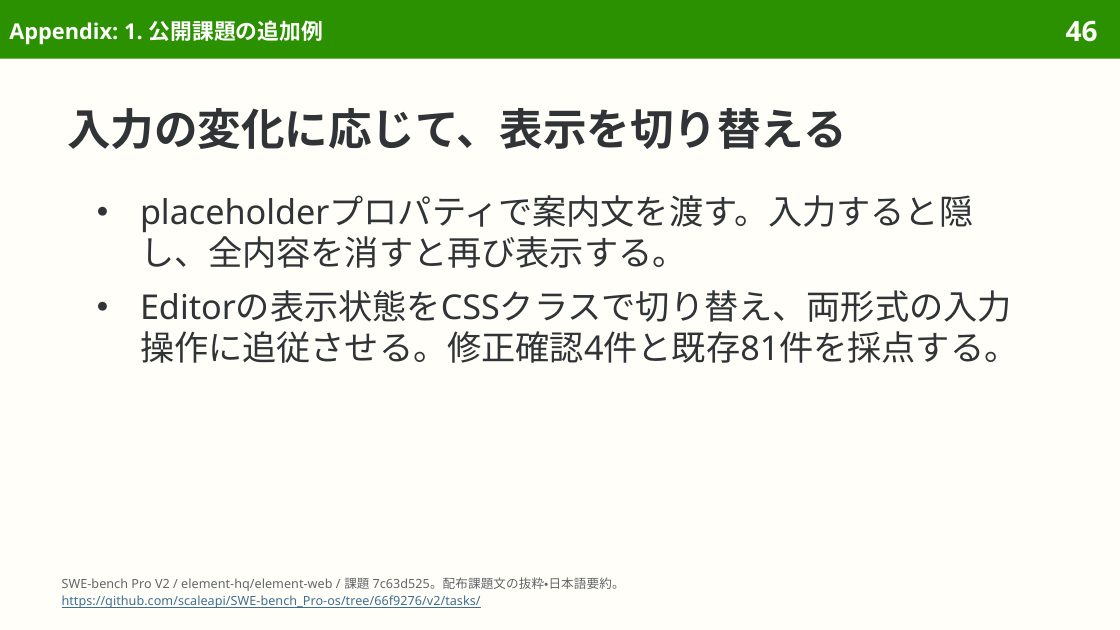
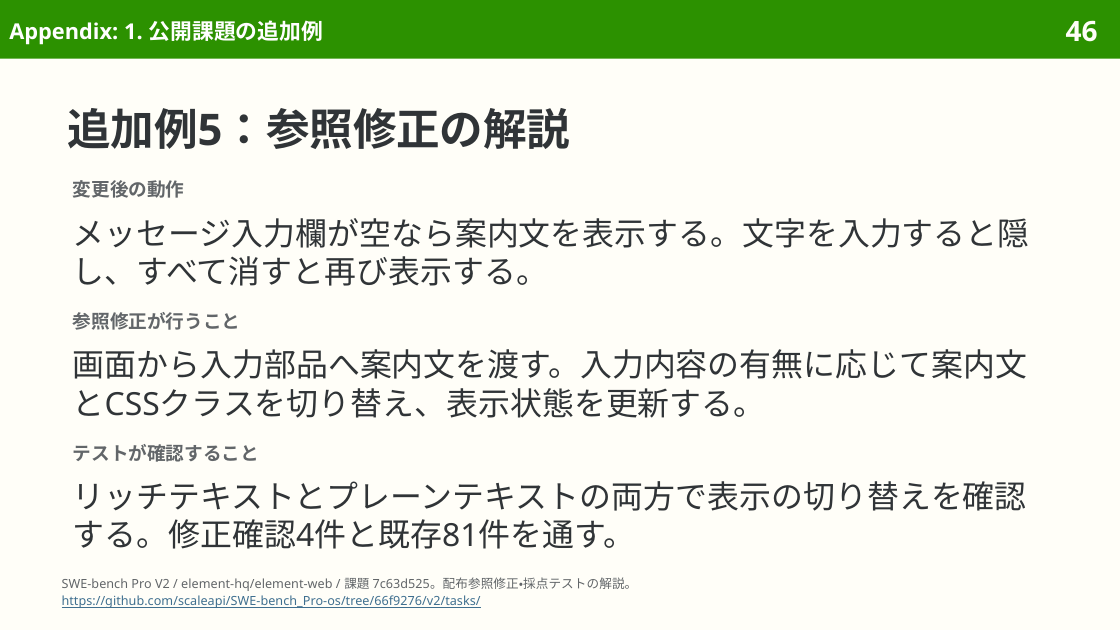
Before and after one commit to sasakiy84/datasets-in-10-minutes, a slide deck: slide 46 of slides/datasets-in-10-minutes-swe-bench-pro.pptx. Drawn at 1120x630 pixels with LibreOffice and Linux fonts; fonts in the diff are those of the drawing. Boxes give left, top, right and bottom in pixels: in the first picture for what was removed or moved away, otherwise in the second. Text is boxed around its words. In the diff, an @@ line names an element or a change of style, - is before the commit and + after.

Commit message:
Clarify SWE-bench Pro example solutions and tighten layouts

```diff
--- a/slides/datasets-in-10-minutes-swe-bench-pro.pptx
+++ b/slides/datasets-in-10-minutes-swe-bench-pro.pptx
@@ title at [67,108,570,149]: text changed @@
-入力の変化に応じて、表示を切り替える
+追加例5：参照修正の解説
@@ text added at [73,180,185,198], 12 pt, text #626669, bold @@
+変更後の動作
@@ text removed at [140,195,1019,363] @@
-● placeholderプロパティで案内文を渡す。入力すると隠し、全内容を消すと再び表示する。
-● Editorの表示状態をCSSクラスで切り替え、両形式の入力操作に追従させる。修正確認4件と既存81件を採点する。
@@ text added at [73,218,1030,286], 20.5 pt, text #303437 @@
+メッセージ入力欄が空なら案内文を表示する。文字を入力すると隠し、すべて消すと再び表示する。
@@ text added at [73,312,241,330], 12 pt, text #626669, bold @@
+参照修正が行うこと
@@ text added at [73,349,1027,418], 20.5 pt, text #303437 @@
+画面から入力部品へ案内文を渡す。入力内容の有無に応じて案内文とCSSクラスを切り替え、表示状態を更新する。
@@ text added at [73,444,259,462], 12 pt, text #626669, bold @@
+テストが確認すること
@@ text added at [73,481,1027,549], 20.5 pt, text #303437 @@
+リッチテキストとプレーンテキストの両方で表示の切り替えを確認する。修正確認4件と既存81件を通す。
@@ text at [62,577,638,591]: text changed @@
-SWE-bench Pro V2 / element-hq/element-web / 課題 7c63d525。配布課題文の抜粋・日本語要約。
+SWE-bench Pro V2 / element-hq/element-web / 課題 7c63d525。配布参照修正・採点テストの解説。
```
Also in this commit, not shown: 26 other slides changed, 3 other files.
